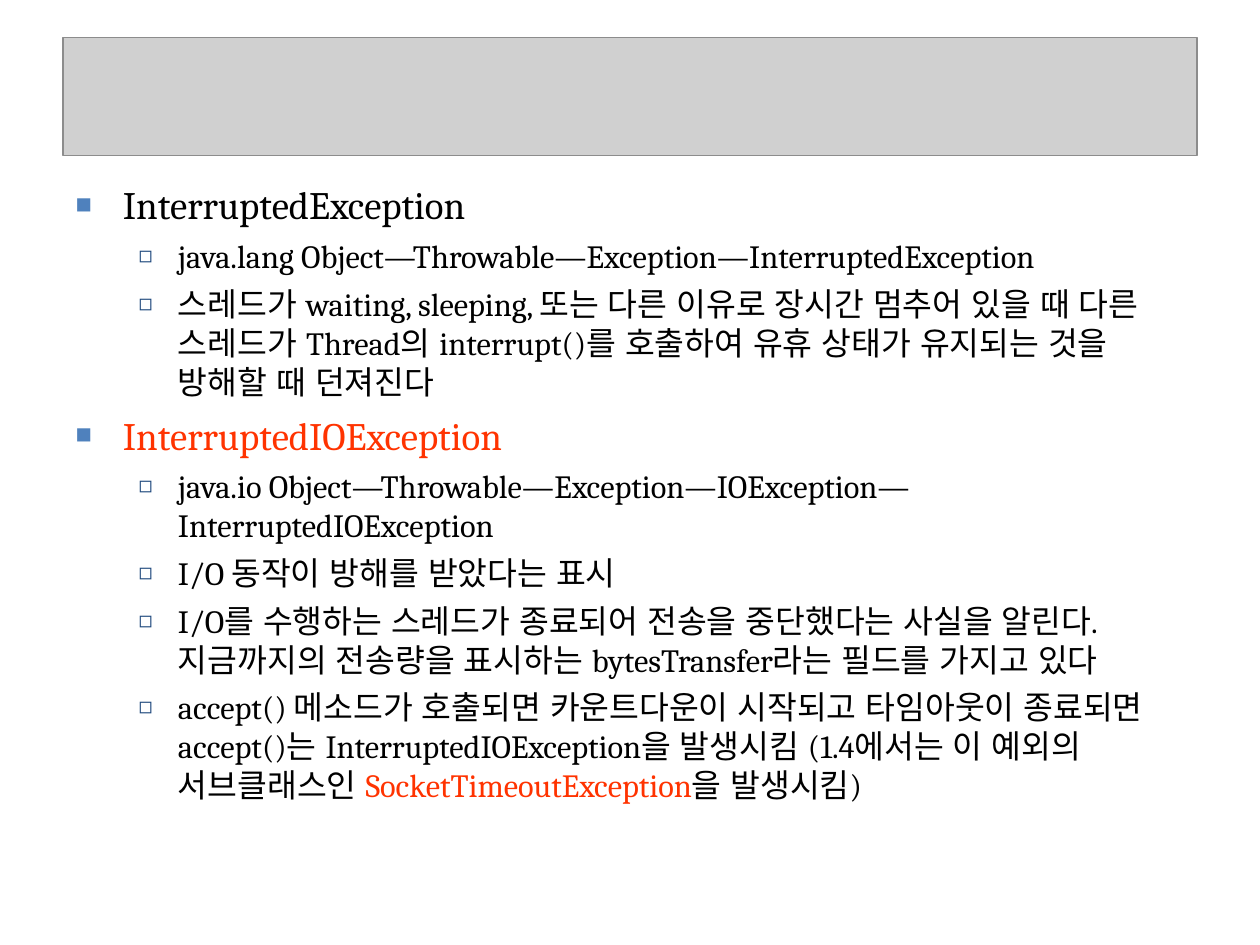
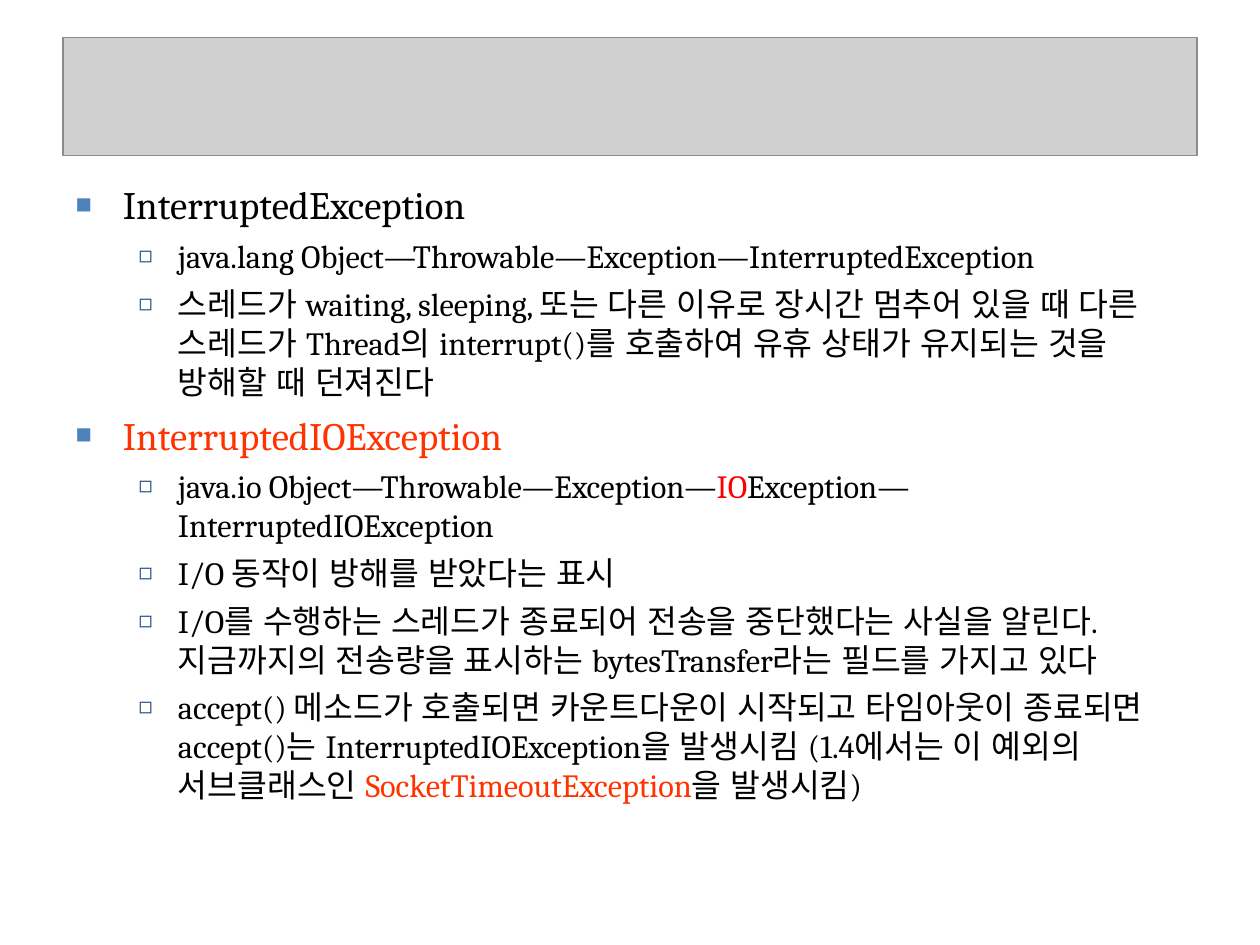
Before and after one commit to seleuchel/javaNetwork, a slide deck: slide 46 of ppt/321_chap09ServerSocket.ppt. Drawn at 1260x945 pixels with LibreOffice and Linux fonts; fonts in the diff are those of the drawing; grey boxes stand for pictures; background and template pictures are left out. Boxes give left, top, right and bottom in pixels: in the first picture for what was removed or moved away, otherwise in the second. Text is boxed around its words. In the diff, an @@ line names an element or a change of style, - is before the commit and + after.

```diff
--- a/ppt/321_chap09ServerSocket.ppt
+++ b/ppt/321_chap09ServerSocket.ppt
@@ text at (178,475,910,544): text colour #000000 to #FF0000 in "Object—Throwable—Exception—IOException—InterruptedIOExceptio ..." @@
```
Also in this commit, not shown: 7 other slides changed, 7 other files.
